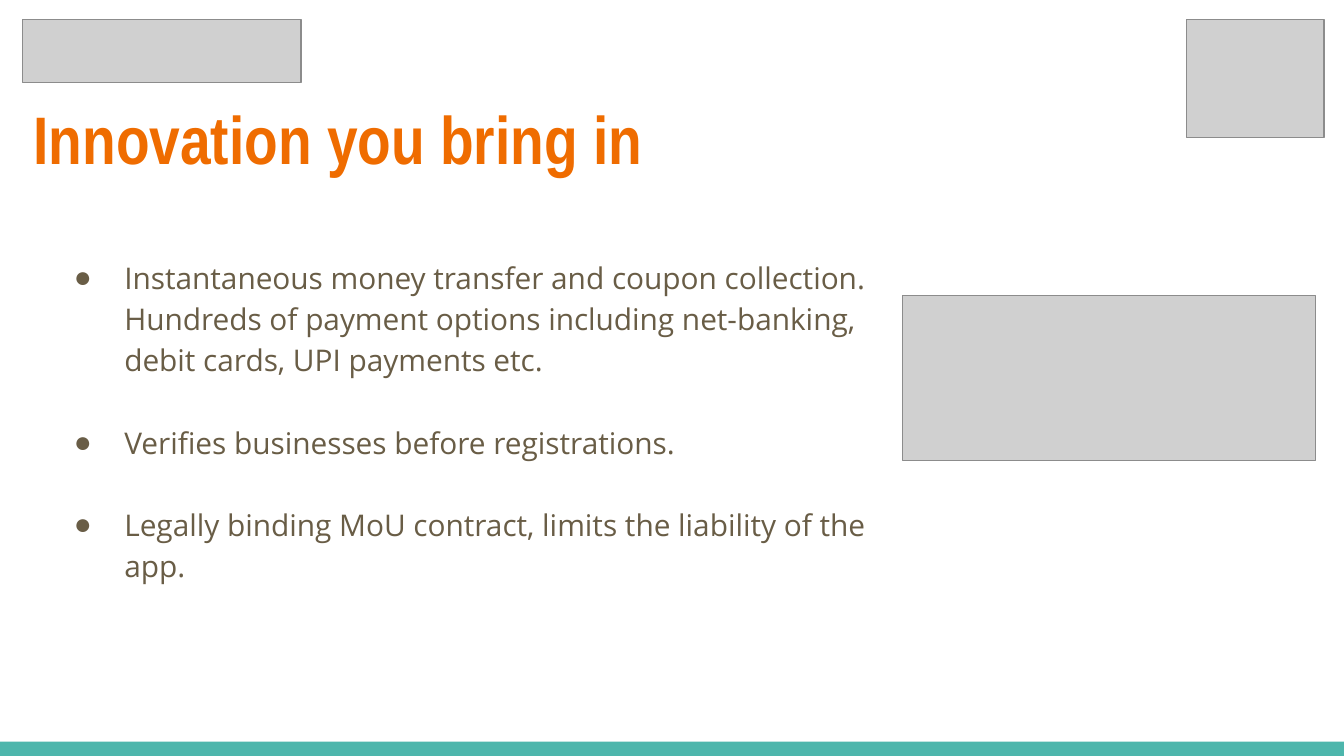
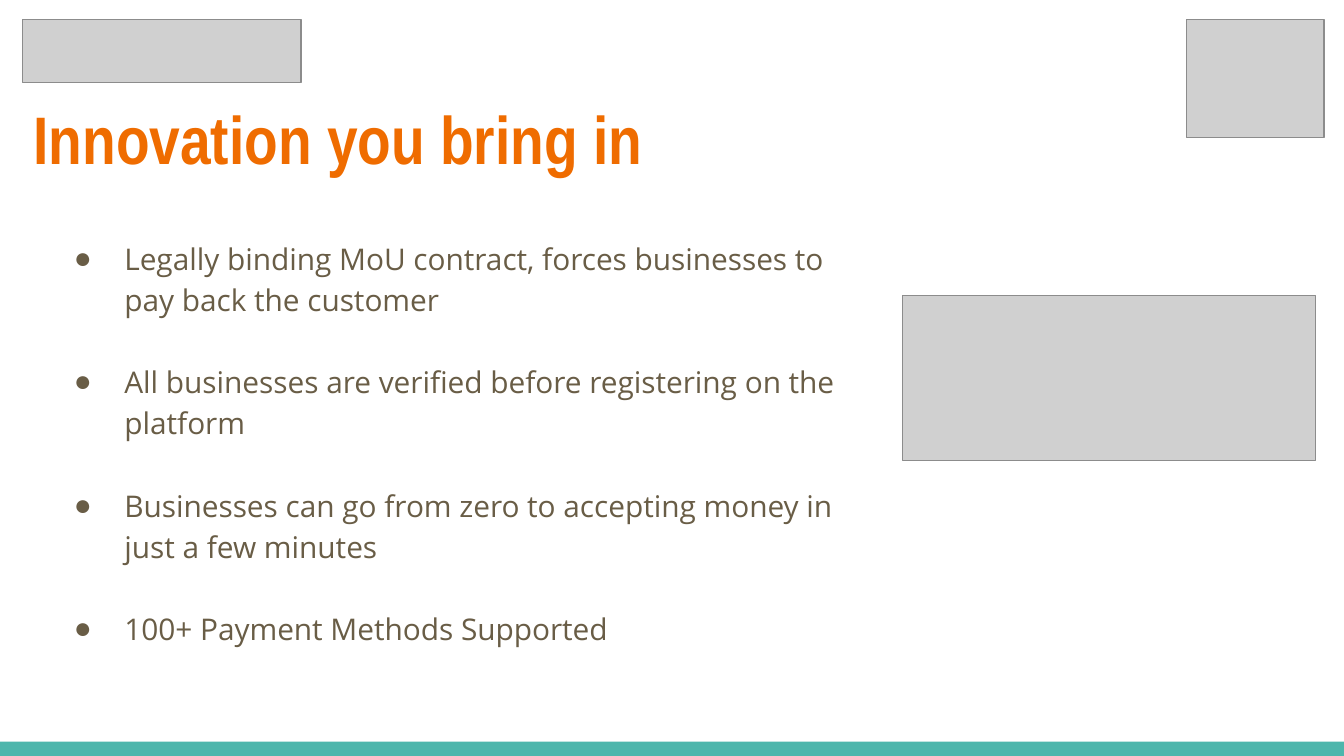
Before and after one commit to InternityFoundation/DaanCorona_1997, a slide deck: slide 10 of DaanCorona_1997_HackCovid-19_pitch_deck.pptx. Drawn at 1344x756 pixels with LibreOffice and Linux fonts; fonts in the diff are those of the drawing; grey boxes stand for pictures. Boxes give left, top, right and bottom in pixels: in the first picture for what was removed or moved away, otherwise in the second. Text is boxed around its words. In the diff, an @@ line names an element or a change of style, - is before the commit and + after.

```diff
--- a/DaanCorona_1997_HackCovid-19_pitch_deck.pptx
+++ b/DaanCorona_1997_HackCovid-19_pitch_deck.pptx
@@ text at box(124, 247, 835, 647): text changed @@
-● Instantaneous money transfer and coupon collection. Hundreds of payment options including net-banking, debit cards, UPI payments etc.
-● Verifies businesses before registrations.
-● Legally binding MoU contract, limits the liability of the app.
+● Legally binding MoU contract, forces businesses to pay back the customer
+● All businesses are verified before registering on the platform
+● Businesses can go from zero to accepting money in just a few minutes
+● 100+ Payment Methods Supported
```
Also in this commit, not shown: 5 other slides changed.
